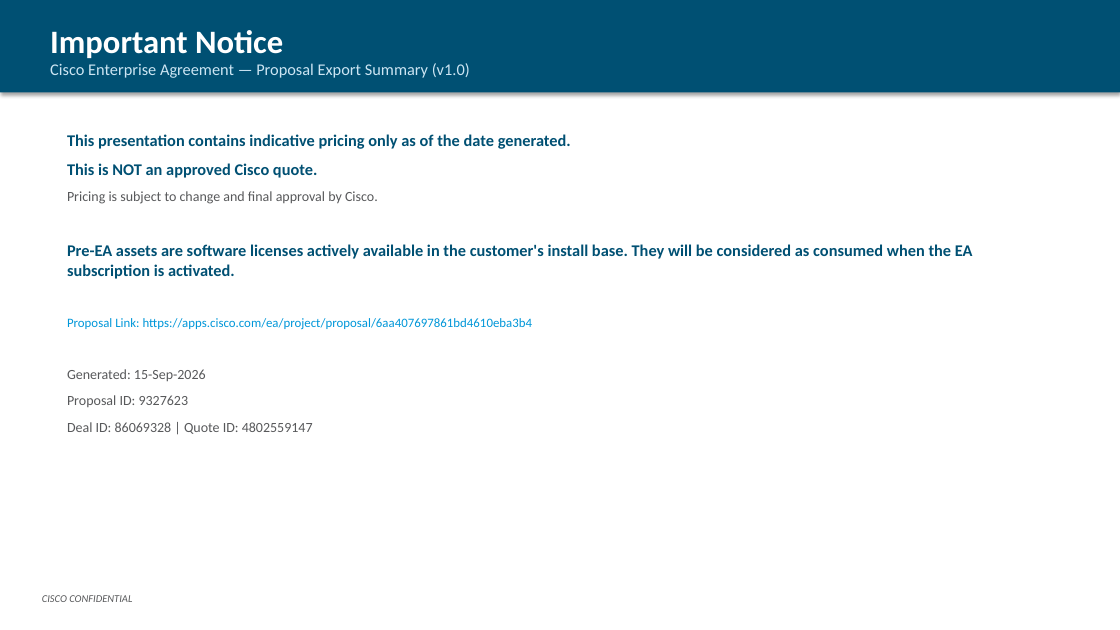
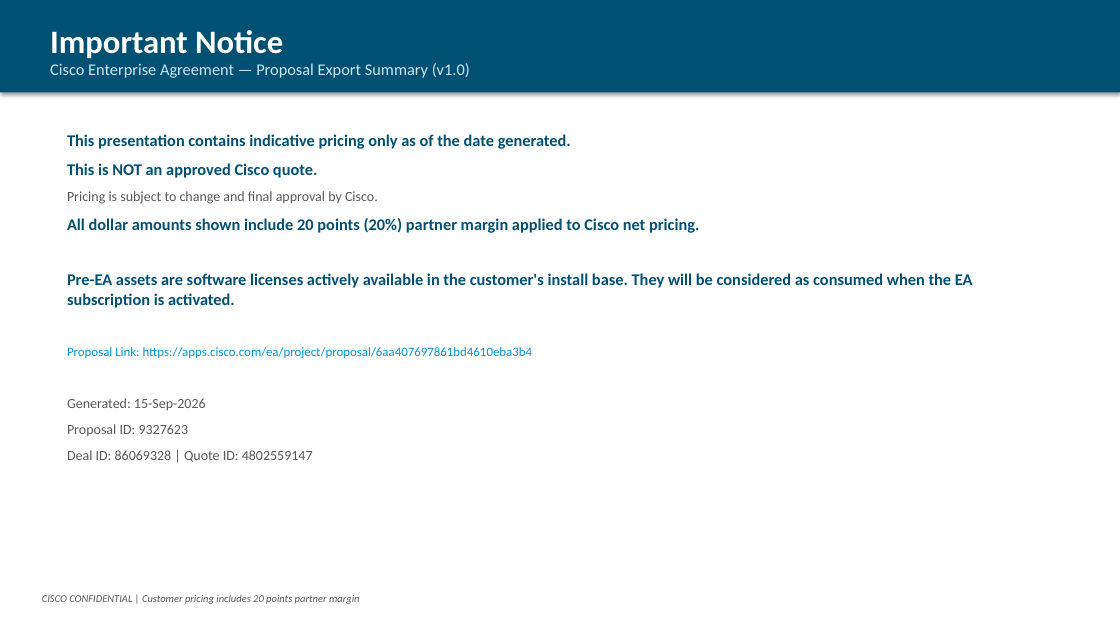
Before and after one commit to chchilds/cxvx, a slide deck: slide 8 of output/HALIFAX_HEALTH_CARE_SYSTEMS_INC_EA_Proposal_9327623.pptx. Drawn at 1120x630 pixels with LibreOffice and Linux fonts; fonts in the diff are those of the drawing. Boxes give left, top, right and bottom in pixels: in the first picture for what was removed or moved away, otherwise in the second. Text is boxed around its words. In the diff, an @@ line names an element or a change of style, - is before the commit and + after.

```diff
--- a/output/HALIFAX_HEALTH_CARE_SYSTEMS_INC_EA_Proposal_9327623.pptx
+++ b/output/HALIFAX_HEALTH_CARE_SYSTEMS_INC_EA_Proposal_9327623.pptx
@@ text at bbox=[67, 218, 699, 233]: paragraph added @@
+All dollar amounts shown include 20 points (20%) partner margin applied to Cisco net pricing.
@@ text at bbox=[42, 595, 360, 604]: text changed @@
-CISCO CONFIDENTIAL
+CISCO CONFIDENTIAL | Customer pricing includes 20 points partner margin
```
Also in this commit, not shown: 7 other slides changed.
